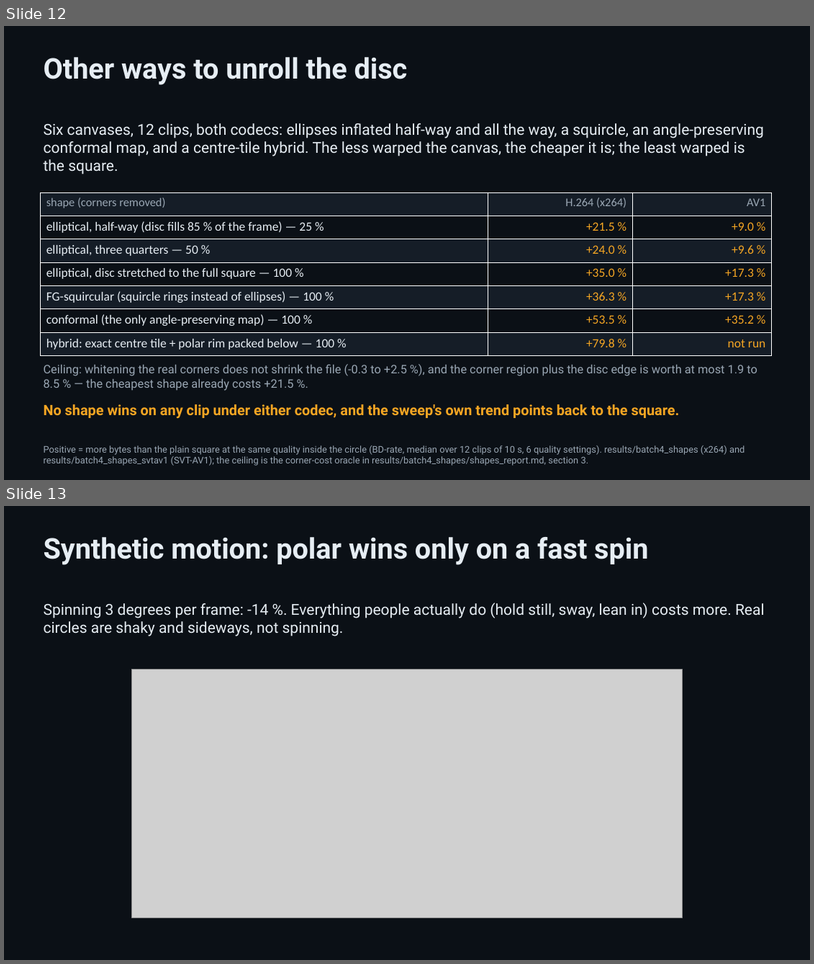
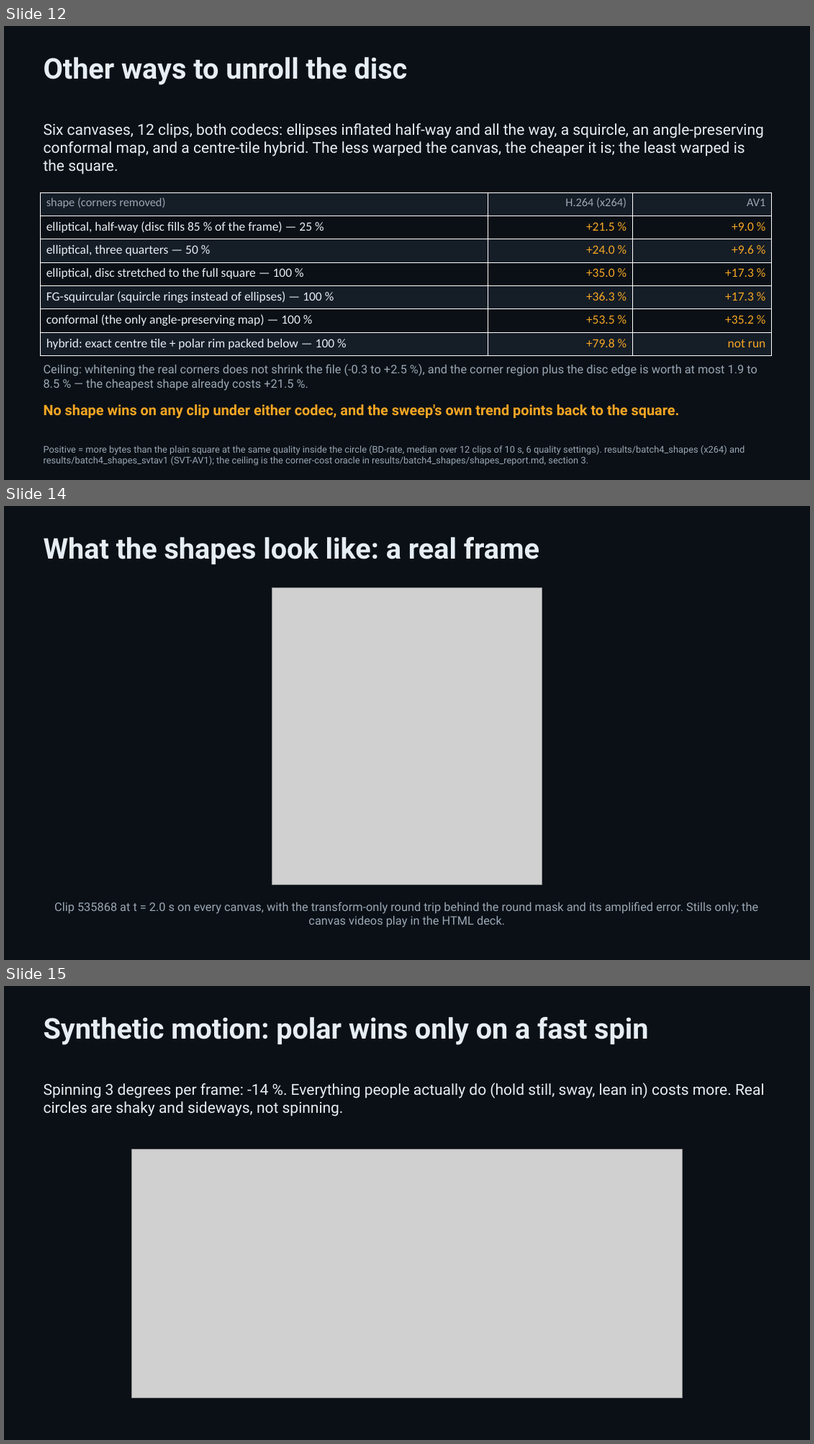
Before and after one commit to padington/polar-codec-site, a slide deck: slides/polar-codec.pptx. Shown one above the other, each under a label of ours: slides 12 and 13 before the commit, slides 12, 14 and 15 after it; the slides between them are not shown. The pictures are 814x964 and 814x1444 pixels, drawn with LibreOffice and Linux fonts; fonts in the diff are those of the drawing; grey boxes stand for pictures. Boxes give left, top, right and bottom in pixels: in the first picture for what was removed or moved away, otherwise in the second. Text is boxed around its words. In the diff, an @@ line names an element or a change of style, - is before the commit and + after.

```diff
--- a/slides/polar-codec.pptx
+++ b/slides/polar-codec.pptx
@@ slide 14 added at bbox=[4, 506, 810, 960], background #0B1016 @@
@@ text added at bbox=[44, 537, 540, 564], 34 pt, text #E6EDF3, bold @@
+What the shapes look like: a real frame
@@ picture added at bbox=[272, 587, 543, 884] @@
@@ text added at bbox=[54, 901, 759, 927], 14 pt, text #9AA7B4 @@
+Clip 535868 at t = 2.0 s on every canvas, with the transform-only round trip behind the round mask and its amplified error. Stills only; the canvas videos play in the HTML deck.
@@ what was slide 13 is now slide 15 @@
```
Also in this commit, not shown: 1 other slide added, 49 other files.
